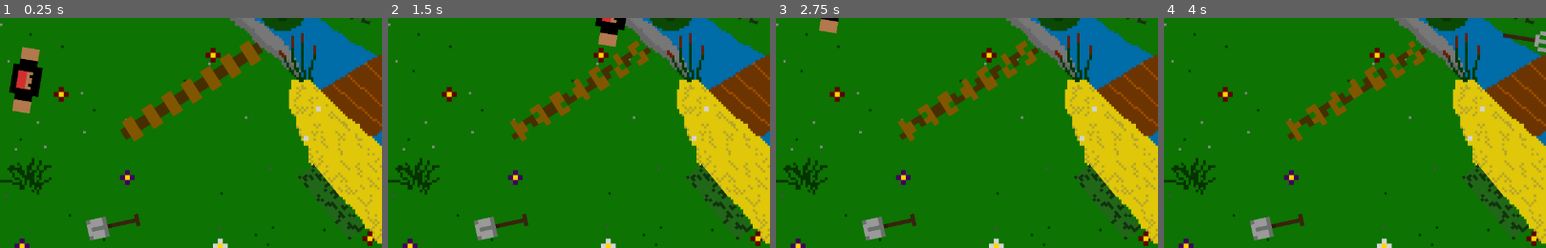
Above: before the commit, frames 1-4 (left to right).
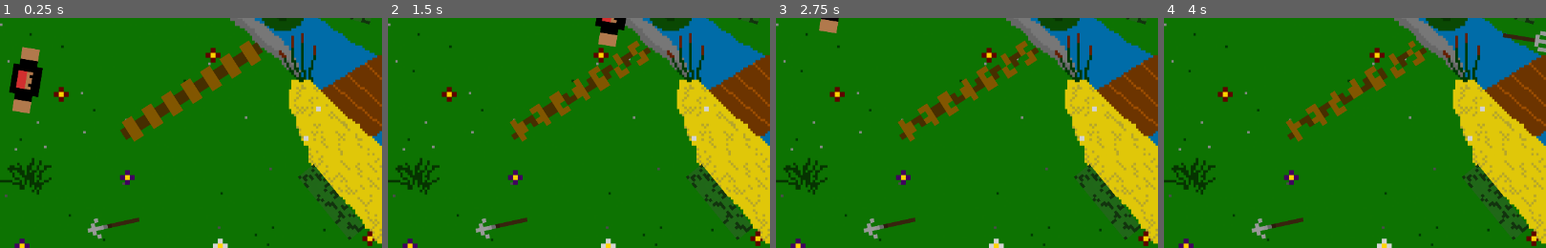
Above: after the commit, the same moments.

Repository: GuenotF/Proto_Pecore_Fight
Game: Godot game, scene res://_Scenes/Map.tscn
Same seed, same stepped clock (60 frames per second), same inputs: the game is played once before the commit and once after it. Sound files missing from this copy of the repository are replaced by a short silence.
Inputs (mouse positions are % of the whole screen's width and height, from its top left):
- Up to frame 1 (0.25 s): no input
- Up to frame 2 (1.5 s): tap Enter at 0.5 s; move the mouse to (72, 45) at 0.52 s; hold D (move_right) from 0.53 s (still down); click (72, 45) at 0.6 s; tap Space (ui_select) at 0.77 s; move the mouse to (30, 55) at 1.27 s; click (30, 55) at 1.35 s
- Up to frame 3 (2.75 s): tap Space (ui_select) at 1.52 s; move the mouse to (60, 28) at 2.02 s; release D (move_right) at 2.03 s; hold Q (move_left) from 2.03 s (still down); click (60, 28) at 2.1 s
- Up to frame 4 (4 s): move the mouse to (45, 70) at 2.77 s; release Q (move_left) at 2.78 s; hold D (move_right) from 2.78 s (still down); click (45, 70) at 2.85 s; tap Space (ui_select) at 3.02, 3.77 s; move the mouse to (80, 65) at 3.52 s; click (80, 65) at 3.6 s
The pictures show only the part of the screen within x 8-58%, y 36-86%; the shares and areas given below are measured in that part.

The runs differ from the first frame. In frame 1, 0.4% of the frame differs, in the area x 22-37%, y 85-97%; in frame 2, 0.4%; in frame 3, 0.4%; in frame 4, 0.4%.

Commit message:
first version of grabable weapons

Diff:
--- a/Scripts/HUD.gd
+++ b/Scripts/HUD.gd
@@ -41,19 +41,21 @@
 func update_Life_p1(hp):
 
 	life_p1_sprite.set_texture(life[hp])
-	if hp == 0:
+	if hp <= 0:
 		game_over = true
 		p2_winned = true
-		$sound_P2_Wins.play()
+		$sound_p2_wins.play()
 		p2_wins.show()
 		restart_btn.show()
 
+
+
 func update_Life_p2(hp):
 	life_p2_sprite.set_texture(life[hp])
-	if hp == 0:
+	if hp <= 0:
 		game_over = true
 		p1_winned = true
-		$sound_P1_Wins.play()
+		$sound_p1_wins.play()
 		p1_wins.show()
 		restart_btn.show()
 
--- a/Scripts/Map.gd
+++ b/Scripts/Map.gd
@@ -1,6 +1,6 @@
 extends Node2D
 
-var weapon = preload("res://_Scenes/Weapons/Weapon_Shovel.tscn")
+var weapon = preload("res://_Scenes/Weapons/Special_Weapons/Spe_Spike.tscn")
 
 var blood_1 = preload("res://Sprites/FX/Blood/Blood1.png")
 var blood_2 = preload("res://Sprites/FX/Blood/Blood2.png")
@@ -17,7 +17,7 @@
 
 
 func _process(delta):
-	spawn_blood()
+	#spawn_blood()
 	if $HUD.game_over:
 		if Input.is_action_pressed("start"):
 			get_tree().reload_current_scene()
--- a/Scripts/Player.gd
+++ b/Scripts/Player.gd
@@ -12,6 +12,7 @@
 var screen_size
 
 var can_fire = true
+var have_spe = false
 var is_slowed = false
 
 var movedir = Vector2(0,0)
@@ -66,12 +67,26 @@
 	yield(get_tree().create_timer(fire_rate), "timeout")
 	can_fire = true
 
+
+func spe_shoot(spe_weapon):
+	var s_w = spe_weapon
+	s_w.player = self
+	s_w.set_scale(Vector2(0.5,0.5))
+	owner.add_child(s_w)
+	s_w.transform = $Spe_Shoot_Start.global_transform
+	#$Sprite.add_child(spe_weapon.get_texture())
+	have_spe = false
+
 func hit():
 	life = life - 1
 
 	slowed()
 	bleeds()
 	$hit_sound.play()
+
+	if life <= 0:
+		$death_sound.play()
+		#$AnimatedSprite.play("die")
 
 	#print("Player " + life)
 
--- a/Scripts/Players/Player1.gd
+++ b/Scripts/Players/Player1.gd
@@ -1,6 +1,7 @@
 extends "res://Scripts/Player.gd"
 
 var weapon = preload("res://_Scenes/Weapons/Weapon_Fork.tscn")
+var s_weapon = preload("res://_Scenes/Weapons/Special_Weapons/Spe_Spike.tscn")
 
 func _ready():
 
@@ -13,7 +14,13 @@
 	if Input.is_action_just_pressed("shoot") and can_fire:
 		shoot(weapon.instance())
 
+	if Input.is_action_just_pressed("shoot_spe") and have_spe:
+		#print('Shoot '+ s_weapon.get_name())
+		spe_shoot(s_weapon.instance())
+
 	if !get_node("../HUD").game_over:
 		get_node("../HUD").update_Life_p1(life)
+
 		if life <= 0:
+			get_node("../HUD").p2_wins.show()
 			self.queue_free()
--- a/Scripts/Players/Player2.gd
+++ b/Scripts/Players/Player2.gd
@@ -3,7 +3,6 @@
 var weapon = preload("res://_Scenes/Weapons/Weapon_Shovel.tscn")
 
 func _ready():
-
 	pass
 
 func _process(delta):
@@ -16,4 +15,5 @@
 	if !get_node("../HUD").game_over:
 		get_node("../HUD").update_Life_p2(life)
 		if life <= 0:
+			get_node("../HUD").p1_wins.show()
 			self.queue_free()
--- a/Scripts/Weapons/Special_Weapons.gd
+++ b/Scripts/Weapons/Special_Weapons.gd
@@ -1,4 +1,5 @@
 extends "res://Scripts/Weapons/Weapon.gd"
+
 
 var is_on_floor = true
 
@@ -21,6 +22,18 @@
 func _on_Special_Weapons_body_entered(body):
 	if is_on_floor:
 		if body.is_in_group("players"):
-			player = body
-			player.weapon = self
+
+			# is_owner = body
+			var spe_owner = body
+			#print(spe_owner.get_name())
+			#spe_owner.s_weapon = self
+			#print(spe_owner.s_weapon.get_name())
+			spe_owner.have_spe = true
 			is_on_floor = false
+
+			queue_free()
+	else:
+		if body.get_name() != player.get_name():
+				get_node("../" + body.get_name()).hit()
+				speed = 0
+				queue_free()
--- a/Scripts/Weapons/Weapon.gd
+++ b/Scripts/Weapons/Weapon.gd
@@ -1,6 +1,7 @@
 extends Area2D
 
 var player
+#var is_owner
 
 export var speed = 1000
 export var damage = 1
@@ -29,22 +30,14 @@
 	queue_free()
 
 func _on_Weapon_body_entered(body):
-	print('Fork: '+ player.get_name())
 	if body.is_in_group("walls"):
 		get_node("../" + body.get_name()).hit()
 		speed = 0
 		queue_free()
-	#if is_on_floor:
-	#	if body.is_in_group("players"):
-	#		player = body
-	#		player.weapon = self
-	#		is_on_floor = false
 	if body.is_in_group("shootable"):
-		#player.weapon = self
-		#is_on_floor = false
 		if body.get_name() != player.get_name():
-			get_node("../" + body.get_name()).hit()
-			speed = 0
-			queue_free()
-	else:
-		pass
+				get_node("../" + body.get_name()).hit()
+				speed = 0
+				queue_free()
+		else:
+			pass
--- a/_Scenes/HUD.tscn
+++ b/_Scenes/HUD.tscn
@@ -8,29 +8,21 @@
 [ext_resource path="res://Sprites/HUD/Proto_Restart.png" type="Texture" id=6]
 [ext_resource path="res://SFX/p1_wins.wav" type="AudioStream" id=7]
 [ext_resource path="res://SFX/p2_wins.wav" type="AudioStream" id=8]
-[ext_resource path="res://SFX/hurt_1.wav" type="AudioStream" id=9]
 [ext_resource path="res://Sprites/HUD/Proto_Life_Points/health_bar_05.png" type="Texture" id=10]
-[ext_resource path="res://SFX/hurt_2.wav" type="AudioStream" id=11]
 [ext_resource path="res://Scripts/HUD.gd" type="Script" id=12]
 [ext_resource path="res://SFX/Cotton Eye Joe [8 Bit Tribute to Rednex] - 8 Bit Universe.wav" type="AudioStream" id=13]
 
 [node name="HUD" type="CanvasLayer"]
 script = ExtResource( 12 )
 
+[node name="sound_p1_wins" type="AudioStreamPlayer" parent="."]
+stream = ExtResource( 7 )
+
+[node name="sound_p2_wins" type="AudioStreamPlayer" parent="."]
+stream = ExtResource( 8 )
+
 [node name="music" type="AudioStreamPlayer" parent="."]
 stream = ExtResource( 13 )
-
-[node name="hurt1" type="AudioStreamPlayer" parent="."]
-stream = ExtResource( 9 )
-
-[node name="hurt2" type="AudioStreamPlayer" parent="."]
-stream = ExtResource( 11 )
-
-[node name="sound_P1_Wins" type="AudioStreamPlayer" parent="."]
-stream = ExtResource( 7 )
-
-[node name="sound_P2_Wins" type="AudioStreamPlayer" parent="."]
-stream = ExtResource( 8 )
 
 [node name="LifeP1" type="Sprite" parent="."]
 position = Vector2( 87.673, 85 )
--- a/_Scenes/Map.tscn
+++ b/_Scenes/Map.tscn
@@ -7,6 +7,37 @@
 [ext_resource path="res://Sprites/Maps/Proto_Map-1.png" type="Texture" id=5]
 [ext_resource path="res://_Scenes/Wood_Barrier.tscn" type="PackedScene" id=6]
 [ext_resource path="res://Scripts/Map.gd" type="Script" id=7]
+
+[sub_resource type="GDScript" id=1]
+script/source = "extends Camera2D
+
+# This script assumes that the zoom.x and zoom.y are always the same.
+
+var current_zoom
+var min_zoom
+var max_zoom
+var zoom_factor = 0.75 # < 1 = zoom_in; > 1 = zoom_out
+var transition_time = 0.25
+
+func _ready():
+	max_zoom = zoom.x
+	min_zoom = max_zoom * zoom_factor
+
+func zoom_in(new_offset):
+	transition_camera(Vector2(min_zoom, min_zoom), new_offset)
+
+
+func zoom_out(new_offset):
+	transition_camera(Vector2(max_zoom, max_zoom), new_offset)
+
+
+func transition_camera(new_zoom, new_offset):
+	if new_zoom != current_zoom:
+		current_zoom = new_zoom
+		$Tween.interpolate_property(self, \"zoom\", get_zoom(), current_zoom, transition_time, Tween.TRANS_LINEAR, Tween.EASE_IN_OUT)
+		$Tween.interpolate_property(self, \"offset\", get_offset(), new_offset, transition_time, Tween.TRANS_LINEAR, Tween.EASE_IN_OUT)
+		$Tween.start()
+"
 
 [node name="Map" type="Node2D"]
 script = ExtResource( 7 )
@@ -143,3 +174,8 @@
 z_as_relative = false
 
 [node name="HUD" parent="." instance=ExtResource( 3 )]
+
+[node name="Camera2D" type="Camera2D" parent="."]
+anchor_mode = 0
+current = true
+script = SubResource( 1 )
--- a/_Scenes/Players/Player.tscn
+++ b/_Scenes/Players/Player.tscn
@@ -62,6 +62,9 @@
 "_edit_lock_": true
 }
 
+[node name="Spe_Shoot_Start" type="Position2D" parent="."]
+position = Vector2( 24.6804, -51.5415 )
+
 [node name="AnimatedSprite" type="AnimatedSprite" parent="."]
 rotation = 1.5708
 frames = SubResource( 2 )
@@ -76,3 +79,5 @@
 }
 
 [node name="hit_sound" type="AudioStreamPlayer" parent="."]
+
+[node name="death_sound" type="AudioStreamPlayer" parent="."]
--- a/_Scenes/Players/Player1.tscn
+++ b/_Scenes/Players/Player1.tscn
@@ -7,8 +7,8 @@
 [node name="Player1" instance=ExtResource( 1 )]
 script = ExtResource( 2 )
 
-[node name="AnimatedSprite" parent="." index="2"]
+[node name="AnimatedSprite" parent="." index="3"]
 animation = "default"
 
-[node name="hit_sound" parent="." index="4"]
+[node name="hit_sound" parent="." index="5"]
 stream = ExtResource( 3 )
--- a/_Scenes/Weapons/Special_Weapons/Spe_Spike.tscn
+++ b/_Scenes/Weapons/Special_Weapons/Spe_Spike.tscn
@@ -2,7 +2,6 @@
 
 [ext_resource path="res://_Scenes/Weapons/Special_Weapons/Special_Weapons.tscn" type="PackedScene" id=1]
 [ext_resource path="res://Sprites/Weapons/Proto_Spike.png" type="Texture" id=2]
-
 
 [sub_resource type="SpriteFrames" id=1]
 animations = [ {
@@ -16,6 +15,9 @@
 height = 99.8627
 
 [node name="Spe_Spike" instance=ExtResource( 1 )]
+speed = 1500
+damage = 2
+weapon_range = 10.0
 
 [node name="AnimatedSprite" parent="." index="0"]
 frames = SubResource( 1 )
--- a/_Scenes/Weapons/Special_Weapons/Special_Weapons.tscn
+++ b/_Scenes/Weapons/Special_Weapons/Special_Weapons.tscn
@@ -2,7 +2,9 @@
 
 [ext_resource path="res://Scripts/Weapons/Special_Weapons.gd" type="Script" id=1]
 
-[node name="Special_Weapons" type="Area2D"]
+[node name="Special_Weapons" type="Area2D" groups=[
+"spe_weapons",
+]]
 script = ExtResource( 1 )
 
 [node name="AnimatedSprite" type="AnimatedSprite" parent="."]
--- a/project.godot
+++ b/project.godot
@@ -96,9 +96,9 @@
 "events": [ Object(InputEventJoypadMotion,"resource_local_to_scene":false,"resource_name":"","device":1,"axis":0,"axis_value":1.0,"script":null)
  ]
 }
-shoot2={
+shoot_spe={
 "deadzone": 0.5,
-"events": [ Object(InputEventJoypadButton,"resource_local_to_scene":false,"resource_name":"","device":1,"button_index":7,"pressure":0.0,"pressed":false,"script":null)
+"events": [ Object(InputEventJoypadButton,"resource_local_to_scene":false,"resource_name":"","device":-1,"button_index":6,"pressure":0.0,"pressed":false,"script":null)
  ]
 }
 start={
Not shown: 1 places in _Scenes/HUD.tscn that only renumber resources
Not shown: 1 places in _Scenes/Map.tscn that only renumber resources
